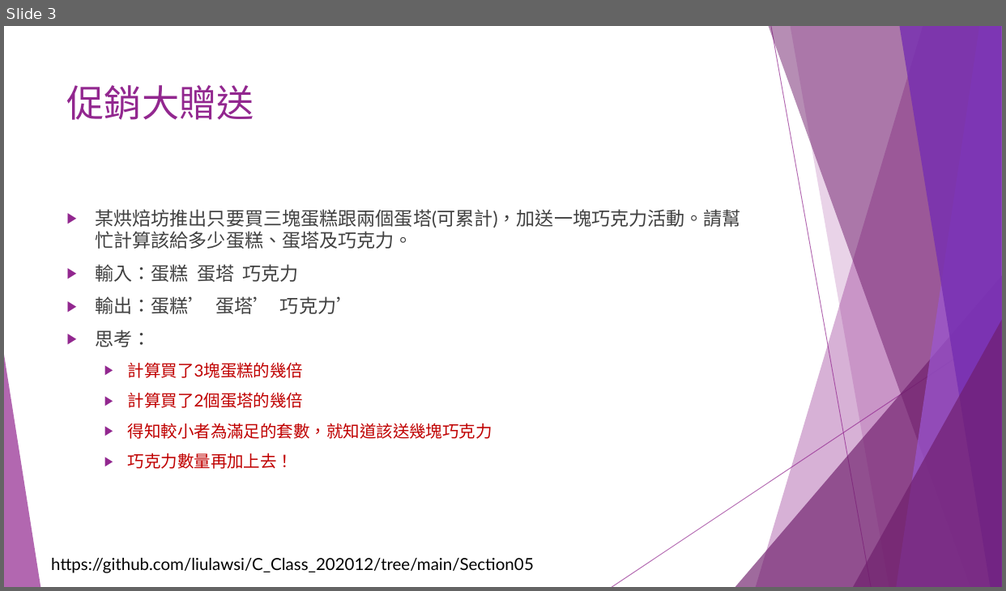
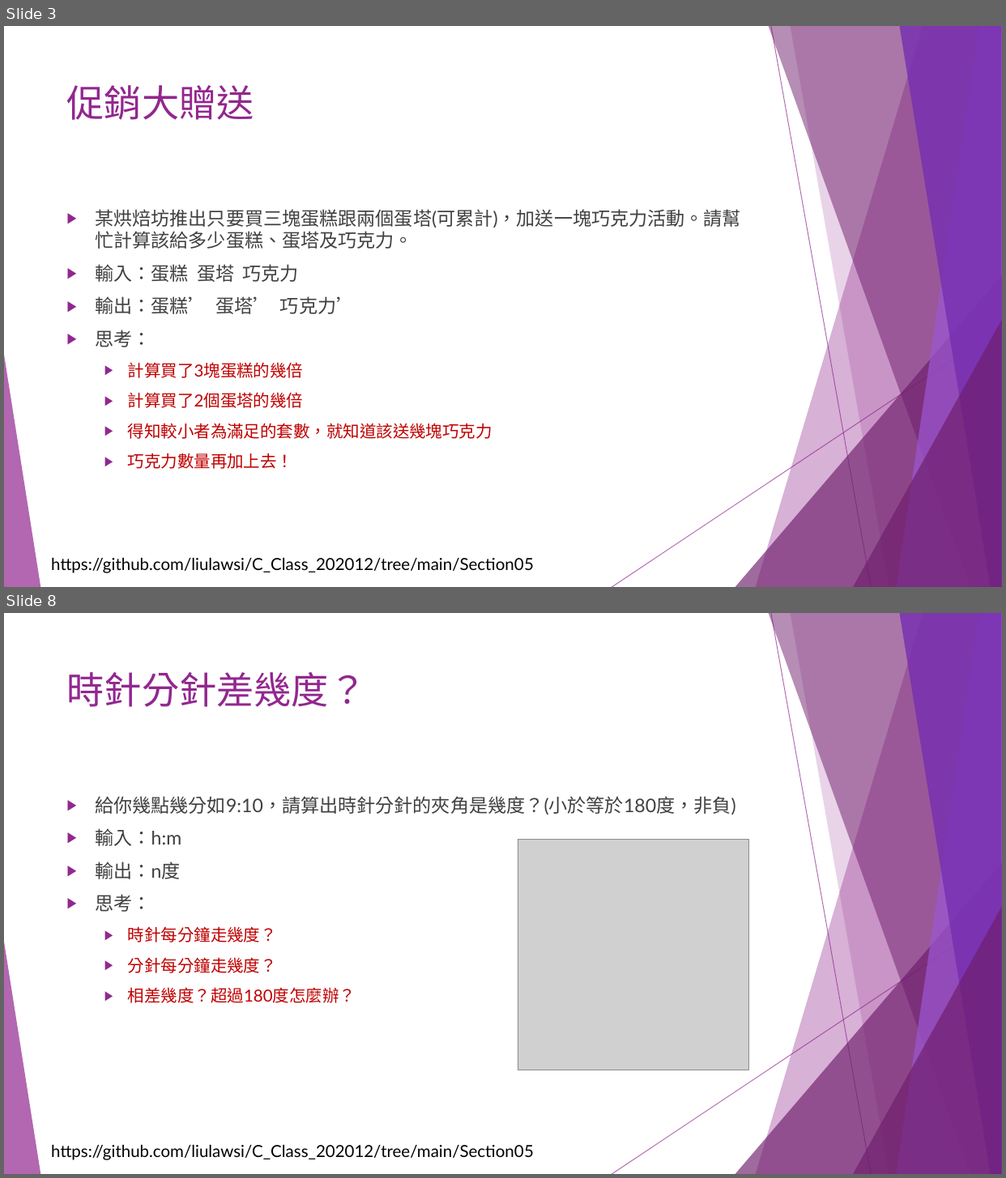
Before and after one commit to liulawsi/My_PPTs, a slide deck: CHING JIAN/C_Class/A1_邏輯思考訓練題.pptx. Shown one above the other, each under a label of ours: slide 3 before the commit, slides 3 and 8 after it; the slides between them are not shown. The pictures are 1006x591 and 1006x1178 pixels, drawn with LibreOffice and Linux fonts; fonts in the diff are those of the drawing; grey boxes stand for pictures. Boxes give left, top, right and bottom in pixels: in the first picture for what was removed or moved away, otherwise in the second. Text is boxed around its words. In the diff, an @@ line names an element or a change of style, - is before the commit and + after.

```diff
--- a/CHING JIAN/C_Class/A1_邏輯思考訓練題.pptx
+++ b/CHING JIAN/C_Class/A1_邏輯思考訓練題.pptx
@@ slide 8 added at (4, 613, 1002, 1174), background #FFFFFF; not listed: 11 template elements that a slide beside it also shows @@
@@ title added at (67, 672, 367, 707), 36 pt, text #92278F @@
+時針分針差幾度？
@@ text added at (95, 796, 736, 1003), 18 pt, text #404040 @@
+▶ 給你幾點幾分如9:10，請算出時針分針的夾角是幾度？(小於等於180度，非負)
+▶ 輸入：h:m
+▶ 輸出：n度
+▶ 思考：
+  ▶ 時針每分鐘走幾度？
+  ▶ 分針每分鐘走幾度？
+  ▶ 相差幾度？超過180度怎麼辦？
@@ picture added at (518, 840, 749, 1071) @@
```
Also in this commit, not shown: 4 other slides added.
